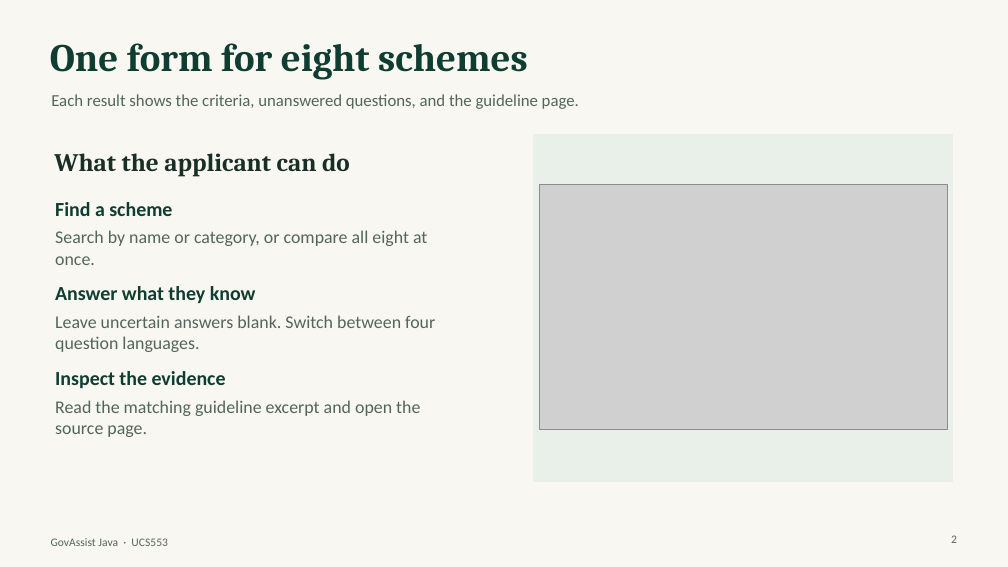
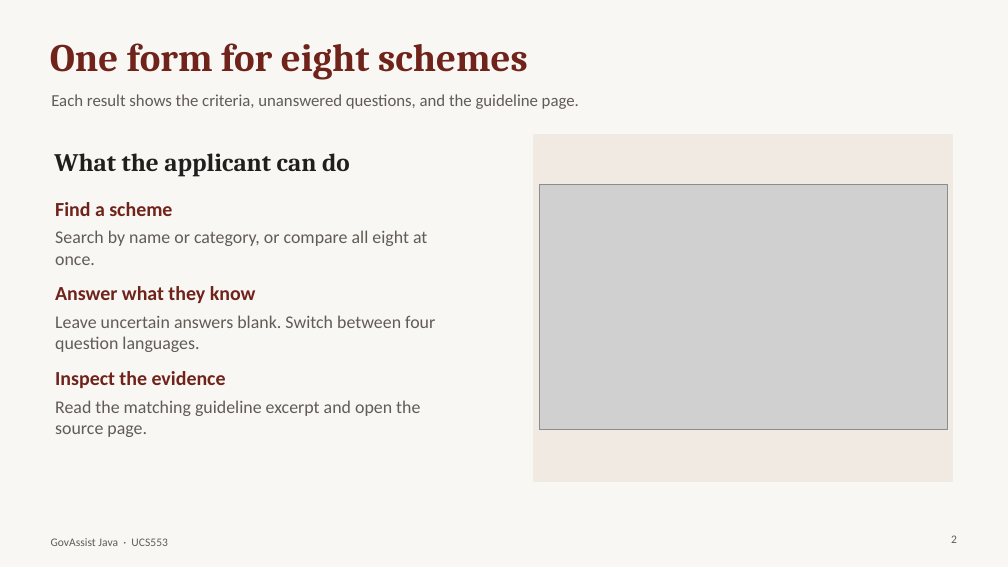
Before and after one commit to Shreyastacky/govassist-java, a slide deck: slide 2 of submission/GovAssist Java Presentation.pptx. Drawn at 1008x567 pixels with LibreOffice and Linux fonts; fonts in the diff are those of the drawing; grey boxes stand for pictures. Boxes give left, top, right and bottom in pixels: in the first picture for what was removed or moved away, otherwise in the second. Text is boxed around its words. In the diff, an @@ line names an element or a change of style, - is before the commit and + after.

Commit message:
Redesign GovAssist Java and add server-rendered Rule Lab

```diff
--- a/submission/GovAssist Java Presentation.pptx
+++ b/submission/GovAssist Java Presentation.pptx
@@ background #F8F7F1 to #F8F7F4 @@
@@ text "What the applicant can do" at (x1=54, y1=153, x2=350, y2=177): text colour #182E27 to #211F1E @@
@@ text colour #103D32 to #70231A in 4 elements at (x1=50, y1=43, x2=528, y2=80), (x1=55, y1=202, x2=172, y2=216), (x1=55, y1=286, x2=256, y2=303), (x1=55, y1=371, x2=226, y2=388) @@
@@ text colour #52665C to #625B56 in 5 elements at (x1=51, y1=94, x2=579, y2=109), (x1=55, y1=230, x2=427, y2=265), (x1=55, y1=315, x2=435, y2=352), (x1=55, y1=400, x2=420, y2=437), (x1=51, y1=538, x2=167, y2=546) @@
```
Also in this commit, not shown: 6 other slides changed, 1 slide added, 1 slide removed, 24 other files.
